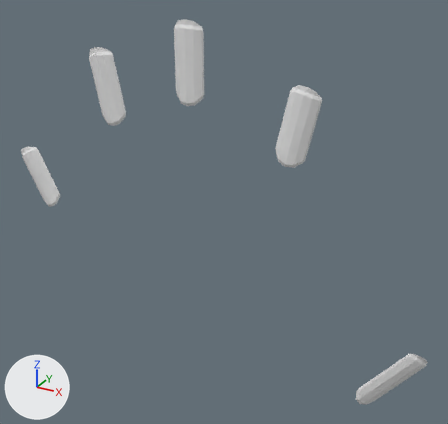
The glTF model src/Pages/Customize/Configurator/models/Accessories/round_nails.glb: old version first, new version second.
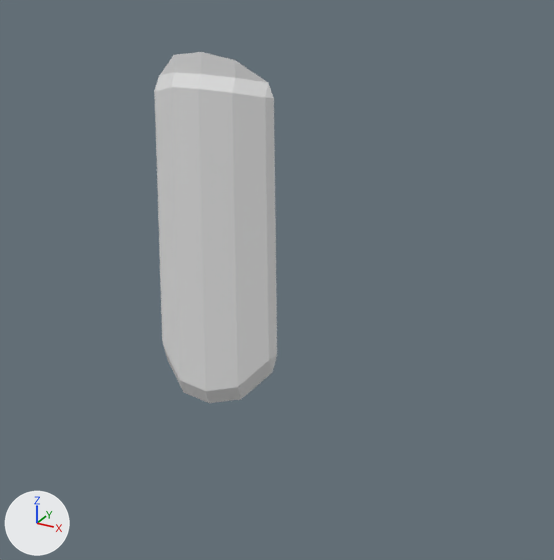
Each version is shown whole from a camera (50 mm lens) standing at (0.372, -0.628, 0.425) and looking at (0.029, -0.005, 0.113), then close up on the part from 30% to 61% of the width and 1% to 34% of the height. Arrows for +X, +Y and +Z are at lower left; the lights stay in place. Vertices at the same position are counted once.

Before the edit, the objects in view are built like this:
```python
me_plane_003 = bpy.data.meshes.new('Plane.003')
me_plane_003.from_pydata(...)  # 199 vertices, 378 faces; spans x -0.3..0.295, y -0.039..0.008, z -0.088..0.344
ob_nails = bpy.data.objects.new('nails', me_plane_003)
ob_nails.location = (0.0, 0.0, 0.0)
```
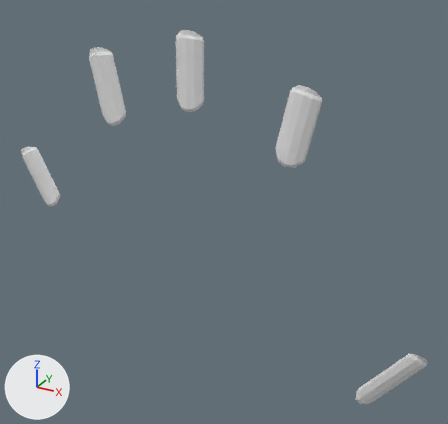
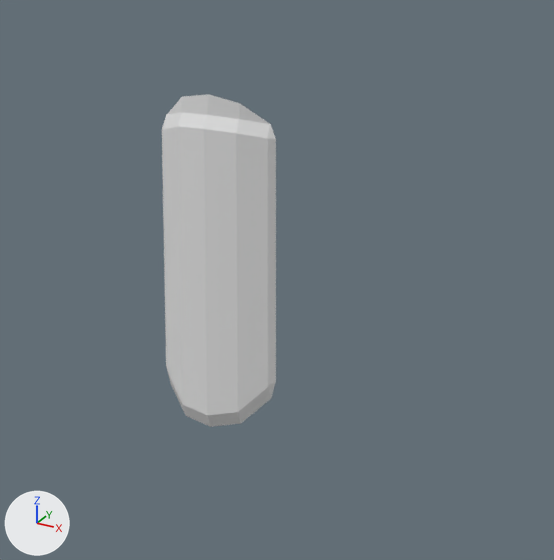
Changed parts and their boxes (x1, y1, x2, y2) in the close-ups (554 x 560 px):
'nails', reshaped (7% narrower)
    before: (154, 52, 277, 403)
    after: (162, 94, 276, 427)

The change, as a list of edits to the scene's bpy script:
```text
Change me_plane_003:
    where me_plane_003.from_pydata(...)  # 199 vertices, 378 faces; spans x -0.3..0.295, y -0.039..0.008, z -0.088..0.344
    used by ob_nails; location = (0.0, 0.0, 0.0)
    me_plane_003 part 1: the loose piece of 39 vertices spanning x -0.03..0.009, y -0.023..-0.014, z 0.246..0.344 is scaled about its middle by 0.958, then moved by (0.001, 0.0, -0.009)
```
